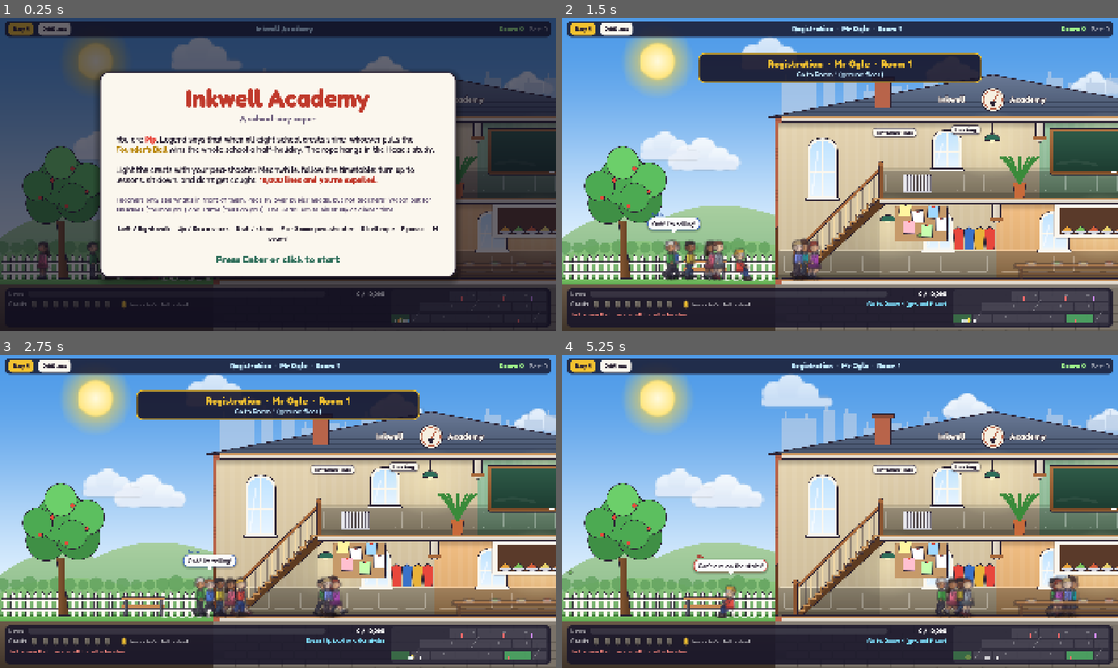
Above: before the commit, frames 1-4 (two rows, left to right).
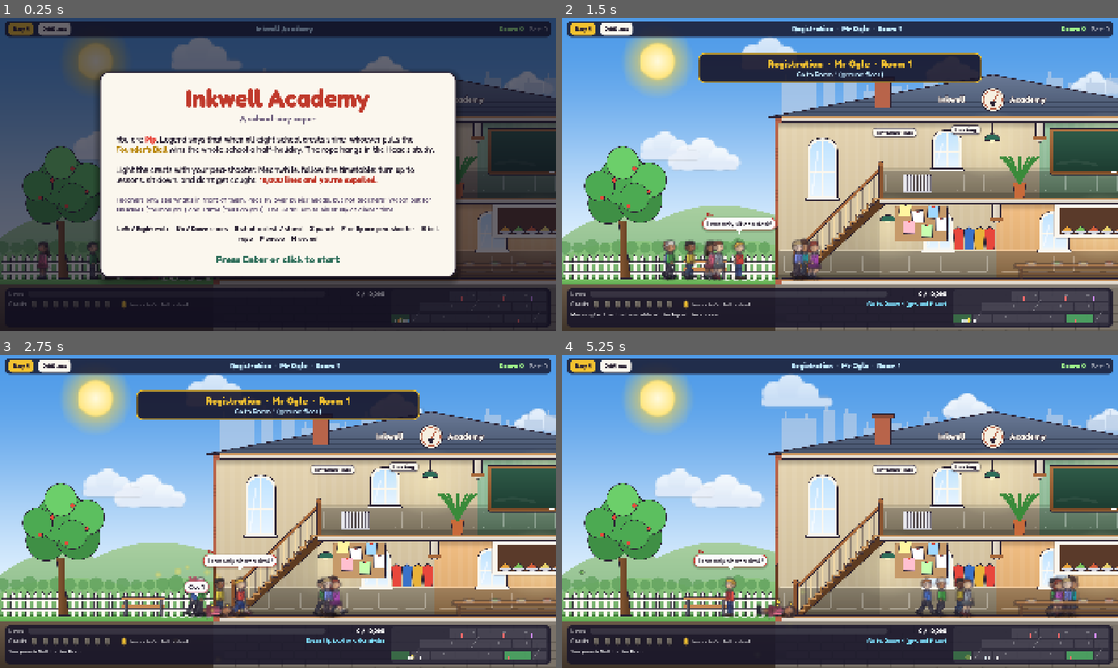
Above: after the commit, the same moments.

Repository: david-brandt-the-icelander/retro-games
Game: Godot game, scene res://main.tscn
Same seed, same stepped clock (60 frames per second), same inputs: the game is played once before the commit and once after it.
Inputs (mouse positions are in pixels of both pictures, inside the frame that each line leads up to):
- Up to frame 1 (0.25 s): no input
- Up to frame 2 (1.5 s): tap Enter at 0.5 s; move the mouse to (962, 158) at 0.52 s; hold Right 0.53-1.28 s; tap X at 0.6 s; click (962, 158) at 0.67 s; tap Space at 0.77 s; tap Z at 0.8, 1.35 s; move the mouse to (728, 190) at 1.27 s; hold S from 1.28 s (still down)
- Up to frame 3 (2.75 s): tap Space at 1.52 s; tap X at 1.55, 2.1 s; move the mouse to (333, 442) at 2.02 s; release S at 2.03 s; hold Right from 2.03 s (still down); tap Z at 2.3 s
- Up to frame 4 (5.25 s): move the mouse to (812, 574) at 2.77 s; release Right at 2.78 s; hold Up 2.78-3.53 s; tap Z at 2.85, 3.8 s; click (812, 574) at 2.92 s; tap Space at 3.02, 3.77, 4.52 s; tap X at 3.05, 4.55 s; move the mouse to (1006, 558) at 3.52 s; hold Left 3.53-5.03 s; tap Enter at 3.6 s; move the mouse to (673, 464) at 4.27 s; tap Keypad Enter at 4.35 s; move the mouse to (867, 511) at 5.02 s; hold S from 5.03 s (still down); tap P at 5.1 s; click (867, 511) at 5.17 s

The runs differ from the first frame. In frame 1, 0.6% of the frame differs, in the area x 21-79%, y 66-72%; in frame 2, 1.6%; in frame 3, 1.5%; in frame 4, 1.8%, in the area x 0-77%, y 62-98%.

Commit message:
Inkwell Academy: punching, one kid per desk, seat shoving, pea-shooter animation, screaming lines
Pip can punch (X/Z) and only sit at a desk with nobody at it. A punched kid
hits the floor and loses the desk; a kid who takes Pip's own desk shoves Pip to
the floor. Teachers who see a punch, or Pip sitting on the floor, give lines.
The pea-shooter and punches (Pip's and Knuckles') have proper animations, and
the lines sound is now a loud, distorted teacher's scream.

Co-Authored-By: Claude Sonnet 5.5 <noreply@anthropic.com>
Claude-Session: https://claude.ai/code/session_015ZiMTMYoRHfB8H4j7qPoHK

Diff:
--- a/games/inkwell-academy/godot/scripts/chara.gd
+++ b/games/inkwell-academy/godot/scripts/chara.gd
@@ -14,7 +14,7 @@
 var wx := 0.0
 var wy := 0.0
 var dir := 1
-var state := "idle"          # idle | walk | stairs | sit | down
+var state := "idle"          # idle | walk | stairs | sit | floor | down
 var speed := 230.0
 var base_speed := 230.0
 var stair = null
@@ -32,6 +32,7 @@
 var tell_until := 0.0
 var cool := 0.0
 var desk := 0
+var seat := -9               # the desk it is trying to sit at; -9 means its own, -1 means none free
 var fire_cd := 0.0
 var accent := Color.WHITE
 var height_px := 104.0
@@ -60,6 +61,13 @@
 var bubble: Node2D = null
 var bubble_until := 0.0
 var face_lock := 0.0
+var punch_p := -1.0          # 0..1 through a punch, -1 when not punching
+var fire_p := -1.0           # 0..1 through firing the pea-shooter, -1 when not firing
+var floork := 0.0
+var to_floor := false        # when the fall ends, stay sitting on the floor
+var shooter: Node2D
+const PUNCH_SECS := 0.42
+const FIRE_SECS := 0.5
 
 
 func build(def: Dictionary) -> void:
@@ -96,6 +104,19 @@
 	var tnode := _joint(hip, "torso", Vector2.ZERO)
 	torso = tnode.get_child(0)
 	arm_f = _joint(hip, "arm", shoulder + Vector2(3, 0))
+	# the pea-shooter: a short tube held in the front hand, shown only while firing
+	shooter = Node2D.new()
+	shooter.visible = false
+	arm_f.add_child(shooter)
+	var tube := Polygon2D.new()
+	var hand := float(r["arm"]) - 6.0
+	tube.polygon = PackedVector2Array([Vector2(-2.6, hand), Vector2(2.6, hand), Vector2(2.6, hand + 44.0), Vector2(-2.6, hand + 44.0)])
+	tube.color = Color("8a5a2b")
+	shooter.add_child(tube)
+	var mouth := Polygon2D.new()
+	mouth.polygon = PackedVector2Array([Vector2(-3.4, hand + 36.0), Vector2(3.4, hand + 36.0), Vector2(3.4, hand + 44.0), Vector2(-3.4, hand + 44.0)])
+	mouth.color = Color("3b2a17")
+	shooter.add_child(mouth)
 	stars = Node2D.new()
 	stars.visible = false
 	add_child(stars)
@@ -105,6 +126,19 @@
 		s.scale = Vector2(0.45, 0.45)
 		stars.add_child(s)
 	position = Vector2(wx, wy)
+
+
+func start_punch() -> void:
+	punch_p = 0.0
+
+
+func start_fire() -> void:
+	fire_p = 0.0
+
+
+## True from the moment the fist is at full stretch until it starts to come back.
+func punch_landed() -> bool:
+	return punch_p >= 0.3 and punch_p < 0.6
 
 
 func _joint(parent: Node2D, part: String, pos: Vector2, back := false) -> Node2D:
@@ -131,6 +165,15 @@
 	if walking:
 		phase += moved / (hip_h * float(r["scale"]) * 1.55) * PI
 	sitk = move_toward(sitk, 1.0 if state == "sit" else 0.0, dt * 6.0)
+	floork = move_toward(floork, 1.0 if state == "floor" else 0.0, dt * 5.0)
+	if punch_p >= 0.0:
+		punch_p += dt / PUNCH_SECS
+		if punch_p >= 1.0:
+			punch_p = -1.0
+	if fire_p >= 0.0:
+		fire_p += dt / FIRE_SECS
+		if fire_p >= 1.0:
+			fire_p = -1.0
 	var falling := state == "down"
 	fall = move_toward(fall, 1.0 if falling else 0.0, dt * (6.0 if falling else 3.0))
 	var sw := sin(phase)
@@ -146,18 +189,54 @@
 	shin_b.rotation = lerpf(kb, PI / 2.0 + 0.05, sitk)
 	var bob := absf(cos(phase)) * 3.0 * amp
 	var breathe := sin(clock * 2.3) * 0.8 * (1.0 - amp)
-	hip.position.y = lerpf(-hip_h - bob, -seat, sitk)
+	# sitting on the floor: legs straight out in front, bottom on the ground
+	thigh_f.rotation = lerpf(thigh_f.rotation, -PI / 2.0 + 0.08, floork)
+	thigh_b.rotation = lerpf(thigh_b.rotation, -PI / 2.0 - 0.04, floork)
+	shin_f.rotation = lerpf(shin_f.rotation, 0.06, floork)
+	shin_b.rotation = lerpf(shin_b.rotation, -0.02, floork)
+	hip.position.y = lerpf(lerpf(-hip_h - bob, -seat, sitk), -3.0, floork)
 	torso.scale.y = 0.5 * (1.0 + 0.012 * sin(clock * 2.3) * (1.0 - amp))
 	head.position.y = -float(r["torsoH"]) + 6.0 + breathe * 0.4
 	head.rotation = sin(clock * 1.3) * 0.03 * (1.0 - amp)
 	arm_f.rotation = lerpf(sw * a * 0.85 + sin(clock * 2.3) * 0.02, -1.05, sitk)
 	arm_b.rotation = lerpf(-sw * a * 0.85, -0.95, sitk)
+	arm_f.rotation = lerpf(arm_f.rotation, -0.5, floork)
+	arm_b.rotation = lerpf(arm_b.rotation, -0.3, floork)
+	var lunge := 0.0
+	shooter.visible = fire_p >= 0.0
+	if fire_p >= 0.0:
+		# raise the pea-shooter to the lips, puff, then lower it
+		var up := clampf(fire_p / 0.2, 0.0, 1.0) if fire_p < 0.7 else clampf((1.0 - fire_p) / 0.3, 0.0, 1.0)
+		arm_f.rotation = lerpf(arm_f.rotation, -1.5, ease(up, 0.5))
+		arm_b.rotation = lerpf(arm_b.rotation, -0.6, up)
+		# the recoil of the puff, as the pea leaves
+		if fire_p > 0.18 and fire_p < 0.38:
+			lunge = -3.0 * sin((fire_p - 0.18) / 0.2 * PI)
+	if punch_p >= 0.0:
+		var pa := punch_p
+		var swing := 0.0
+		if pa < 0.3:        # wind up: fist drawn back, body leans away
+			swing = lerpf(0.0, 1.0, pa / 0.3)
+			arm_f.rotation = lerpf(arm_f.rotation, 1.1, swing)
+			arm_b.rotation = lerpf(arm_b.rotation, -0.9, swing)
+			lunge = -5.0 * swing
+		elif pa < 0.6:      # the blow: arm snaps out straight, body lunges
+			var k := (pa - 0.3) / 0.3
+			arm_f.rotation = lerpf(1.1, -1.55, ease(k, 0.3))
+			arm_b.rotation = lerpf(-0.9, 0.5, k)
+			lunge = lerpf(-5.0, 15.0, ease(k, 0.3))
+		else:               # recover
+			var k2 := (pa - 0.6) / 0.4
+			arm_f.rotation = lerpf(-1.55, arm_f.rotation, ease(k2, 2.0))
+			arm_b.rotation = lerpf(0.5, arm_b.rotation, k2)
+			lunge = lerpf(15.0, 0.0, k2)
 	if gown:
 		gown.rotation = -amp * 0.06 - sitk * 0.1
 	# knocked flat
 	var e := ease(fall, 0.4)
 	body.rotation = -PI / 2.0 * e * dir
 	body.position.y = -e * 14.0
+	body.position.x = lunge * dir
 	body.scale.x = float(r["scale"]) * dir
 	shadow.scale.x = (0.75 + e * 0.9) * (1.15 if kind == "teacher" else 0.85)
 	shadow.position.x = -e * 34.0 * dir
@@ -172,6 +251,8 @@
 			s.rotation = clock * 3.0
 			s.z_index = 1 if sin(ang) > 0 else -1
 	# blink the player while dazed
+	if kind == "player":
+		z_index = 11 if state == "floor" else 2   # on the floor Pip is in front of the desks, not behind
 	if kind == "player" and falling:
 		modulate.a = 0.55 + 0.45 * absf(sin(now * 12.0))
 	else:
@@ -181,6 +262,8 @@
 func head_top() -> float:
 	if state == "down":
 		return wy - 46.0
+	if state == "floor":
+		return wy - height_px * 0.55
 	if state == "sit":
 		return wy - height_px + float(r["shin"]) * 0.6 * float(r["scale"])
 	return wy - height_px
--- a/games/inkwell-academy/godot/scripts/main.gd
+++ b/games/inkwell-academy/godot/scripts/main.gd
@@ -169,7 +169,7 @@
 			n.floor_i = 2; n.wy = FLOORS[2]["y"]; n.wx = 100.0
 	player.floor_i = 1; player.wy = FLOORS[1]["y"]; player.wx = 2150.0; player.dir = 1; player.state = "idle"
 	_fire()
-	await frames.call(30)
+	await frames.call(150)
 	check.call(_lit_count() == 1 and lines == 0, "an unseen pea lights a crest without lines")
 	# firing in front of a teacher costs lines
 	var vane: Chara = T["vane"]
@@ -177,7 +177,7 @@
 	player.fire_cd = 0.0
 	_fire()
 	check.call(lines > 0, "firing where a teacher can see costs lines")
-	await frames.call(30)
+	await frames.call(150)
 	check.call(vane.state == "down", "a pea knocks a teacher down")
 	# the bell rope needs every crest, and the Head out of his study
 	for cr in crests:
@@ -189,6 +189,53 @@
 	var before := lines
 	_try_rope()
 	check.call(bells == 1 and lines == maxi(0, before - 3000) and _lit_count() == 0, "the Founder's Bell gives a half-holiday")
+	# seating: only at a desk, one kid per desk, a punched kid loses the desk, a kid in Pip's desk shoves Pip
+	for t in T.values():
+		t.floor_i = 0; t.wy = FLOORS[0]["y"]; t.wx = 4300.0; t.target = null
+	var rm1: Dictionary = ROOMS["room1"]
+	var kid: Chara = null
+	for n in npcs:
+		if n.id == "dot":
+			kid = n
+	player.floor_i = 2; player.wy = FLOORS[2]["y"]; player.state = "idle"; player.dir = 1
+	player.wx = rm1["x0"] + 100.0
+	_player_sit()
+	check.call(player.state == "idle", "Pip cannot sit anywhere but at a desk")
+	kid.floor_i = 2; kid.wy = FLOORS[2]["y"]; kid.wx = _desk_x(rm1, 3); kid.state = "sit"; kid.dir = -1; kid.target = null
+	player.wx = _desk_x(rm1, 3) + 12.0
+	_player_sit()
+	check.call(player.state == "idle", "Pip cannot sit at a desk someone is sitting at")
+	player.wx = _desk_x(rm1, 3) + 60.0; player.dir = -1; player.fire_cd = 0.0
+	_punch()
+	check.call(player.punch_p >= 0.0, "Pip's punch starts its animation")
+	_punch_lands()
+	check.call(kid.state == "down", "punching a sitting kid knocks them to the floor")
+	player.wx = _desk_x(rm1, 3) + 5.0
+	_player_sit()
+	check.call(player.state == "sit" and absf(player.wx - _desk_x(rm1, 3)) < 1.0, "Pip takes the emptied seat")
+	kid.state = "idle"; kid.wx = _desk_x(rm1, 3) + 5.0
+	check.call(not _pupil_takes_seat(kid, "room1", 3), "the knocked kid cannot just sit back down")
+	player.state = "idle"; player.wx = _desk_x(rm1, PLAYER_SEAT); _player_sit()
+	check.call(player.state == "sit", "Pip sits at Pip's own desk")
+	check.call(_pupil_takes_seat(kid, "room1", PLAYER_SEAT) and player.state == "down" and player.to_floor, "a kid taking Pip's desk shoves Pip to the floor")
+	await frames.call(2)
+	player.down_until = 0.0
+	await frames.call(4)
+	check.call(player.state == "floor", "Pip is left sitting on the floor")
+	var before2 := lines
+	vane.floor_i = 2; vane.wy = FLOORS[2]["y"]; vane.wx = player.wx - 200.0; vane.dir = 1; vane.state = "idle"; vane.target = null
+	player.cool = 0.0
+	await frames.call(4)
+	check.call(lines > before2, "a teacher who sees Pip on the floor gives lines")
+	player.state = "idle"
+	before2 = lines
+	player.fire_cd = 0.0; player.dir = 1; player.wx = kid.wx - 50.0; kid.state = "idle"
+	vane.wx = player.wx - 150.0; vane.dir = 1; vane.target = null
+	_punch()
+	_punch_lands()
+	check.call(lines > before2, "a teacher who sees Pip punch gives lines")
+	var shout: AudioStreamWAV = sfx["lines"]
+	check.call(shout != null and shout.get_length() > 1.0, "the lines shout is a long, loud sound")
 	# a whole day goes by
 	for i in DAY_PLAN.size() + 2:
 		period_t = period["dur"]
@@ -581,7 +628,7 @@
 		+ "[b][color=#c0392b]10,000 lines and you're expelled.[/color][/b]\n\n"
 		+ "[font_size=24][color=#6a5a7a]Teachers only see what's in front of them. Peas fly over pupils' heads, but not teachers'. "
 		+ "Watch out for [b]Knuckles[/b] (thumps you) and [b]Tattle[/b] (tells on you). The Head leaves his study at dinner time.[/color][/font_size]\n\n"
-		+ "[center][font_size=24][b]Left / Right[/b] walk    [b]Up / Down[/b] stairs    [b]S[/b] sit / stand    [b]F[/b] or [b]Space[/b] pea-shooter    [b]E[/b] bell rope    [b]P[/b] pause    [b]M[/b] sound[/font_size]\n\n"
+		+ "[center][font_size=24][b]Left / Right[/b] walk    [b]Up / Down[/b] stairs    [b]S[/b] sit at a desk / stand    [b]X[/b] punch    [b]F[/b] or [b]Space[/b] pea-shooter    [b]E[/b] bell rope    [b]P[/b] pause    [b]M[/b] sound[/font_size]\n\n"
 		+ "[font_size=34][b][color=#2f6e5a]Press Enter or click to start[/color][/b][/font_size][/center]")
 
 
@@ -709,7 +756,7 @@
 		if not _in_room(c, info["room"]):
 			w = "Go to " + info["place"]
 		elif period["type"] != "dinner" and c.state != "sit":
-			w = "In class — press S to sit"
+			w = "In class — find a desk and press S"
 		else:
 			w = "Eating dinner" if period["type"] == "dinner" else "Sitting quietly…"
 	elif not period.is_empty() and period["type"] == "play":
@@ -853,6 +900,7 @@
 			c.target = null
 			c.arrived = true
 			c.wait_until = 0.0
+		c.seat = -9
 	_play("bell")
 	var info := _period_info()
 	if ty == "home":
@@ -922,7 +970,7 @@
 	if speaker:
 		say(speaker, text)
 	log_msg(("%s: " % speaker.cname if speaker else "") + text, "bad")
-	_play("lines")
+	_play("lines", 6.0)
 	var tw := create_tween()
 	hud.lines.pivot_offset = hud.lines.size / 2.0
 	tw.tween_property(hud.lines, "scale", Vector2(1.25, 1.25), 0.08)
@@ -1088,6 +1136,8 @@
 	if c.state == "down":
 		if gt > c.down_until:
 			c.state = "idle"
+			c.target = null
+			c.arrived = true
 			if c.kind == "teacher":
 				_on_teacher_wake(c)
 		return
@@ -1104,9 +1154,19 @@
 			c.wx = tg["x"]
 			if not c.arrived:
 				c.arrived = true
-				c.state = "sit" if tg["sit"] else "idle"
+				c.state = "idle"
 				if tg["sit"]:
 					c.dir = -1
+					var key := _class_room(c)
+					if key != "":
+						var si := _seat_index_at(key, tg["x"])
+						if _pupil_takes_seat(c, key, si):
+							c.state = "sit"
+						elif c.kind == "pupil":
+							# its desk is taken: try Pip's own desk, otherwise stand about
+							c.seat = PLAYER_SEAT if si != PLAYER_SEAT else NO_SEAT
+					else:
+						c.state = "sit"
 			elif c.state == "walk":
 				c.state = "idle"
 			return
@@ -1139,8 +1199,97 @@
 	return c.state != "down"
 
 
+func _seat_index_at(key: String, x: float) -> int:
+	var rm: Dictionary = ROOMS[key]
+	for i in 11:
+		if absf(_desk_x(rm, i) - x) < 6.0:
+			return i
+	return NO_SEAT
+
+
 func _desk_x(rm: Dictionary, i: int) -> float:
 	return roundf(lerpf(rm["x0"] + 375.0, rm["x1"] - 52.0, i / 10.0))
+
+
+const PLAYER_SEAT := 10     # the eleventh desk in every classroom is Pip's own
+const SEAT_REACH := 46.0
+const PUNCH_REACH := 92.0
+const NO_SEAT := -1
+
+
+## The classroom a character is standing in, or "" when it is not in one.
+func _class_room(c: Chara) -> String:
+	for k in ROOMS:
+		if ROOMS[k].get("board", false) and _in_room(c, k):
+			return k
+	return ""
+
+
+## Who is sitting at desk `i` of room `key`: one kid per table.
+func _seat_occupant(key: String, i: int) -> Chara:
+	var rm: Dictionary = ROOMS[key]
+	var x := _desk_x(rm, i)
+	for c in chars:
+		if c.state == "sit" and c.floor_i == rm["f"] and absf(c.wx - x) < 6.0:
+			return c
+	return null
+
+
+## The desk nearest to a character, when it is close enough to sit at; NO_SEAT otherwise.
+func _seat_near(c: Chara) -> int:
+	var key := _class_room(c)
+	if key == "":
+		return NO_SEAT
+	var rm: Dictionary = ROOMS[key]
+	var best := NO_SEAT
+	var bd := SEAT_REACH
+	for i in 11:
+		var d := absf(_desk_x(rm, i) - c.wx)
+		if d < bd:
+			bd = d
+			best = i
+	return best
+
+
+## Pip tries to sit. Only a desk will do, and a desk with someone at it is not free.
+func _player_sit() -> void:
+	var c := player
+	var i := _seat_near(c)
+	if i == NO_SEAT:
+		say(c, "I can only sit at a desk!", 1.6)
+		return
+	var key := _class_room(c)
+	if _seat_occupant(key, i) != null:
+		say(c, "Someone's already sitting there!", 1.6)
+		return
+	c.wx = _desk_x(ROOMS[key], i)
+	c.dir = -1
+	c.state = "sit"
+
+
+## A pupil has walked to its desk. The desk must be free; a pupil never shoves Pip out of
+## a desk that is not Pip's own, but anybody who takes Pip's own desk shoves Pip to the floor.
+func _pupil_takes_seat(c: Chara, key: String, i: int) -> bool:
+	var sitter := _seat_occupant(key, i)
+	if sitter != null and sitter != player:
+		return false
+	if sitter == player:
+		if i != PLAYER_SEAT:
+			return false
+		_shove_to_floor(player, c)
+	return true
+
+
+func _shove_to_floor(victim: Chara, by: Chara) -> void:
+	victim.state = "down"
+	victim.down_until = gt + 0.9
+	victim.to_floor = true
+	victim.moved = 0.0
+	say(by, ["Mine now!", "Shove over, Pip!", "That's my spot!"].pick_random(), 1.8)
+	log_msg("%s shoves you out of your seat!" % by.cname, "bad")
+	_play("punch")
+	_shake(7.0)
+	_burst(Vector2(victim.wx, victim.wy - 40.0), Color("ffe08a"), 10)
 
 
 func _wander(c: Chara, area) -> void:
@@ -1172,7 +1321,11 @@
 		return
 	if ty == "reg" or ty == "lesson":
 		var rm: Dictionary = ROOMS[period["room"]]
-		_set_target(c, rm["f"], _desk_x(rm, c.desk), true)
+		var want: int = c.desk if c.seat == -9 else c.seat
+		if want == NO_SEAT:
+			_wander(c, rm)
+		else:
+			_set_target(c, rm["f"], _desk_x(rm, want), true)
 	elif ty == "play":
 		_wander(c, ROOMS["yard"])
 	elif ty == "dinner":
@@ -1198,6 +1351,8 @@
 
 func _bully_update(k: Chara) -> bool:
 	if k.state == "down":
+		return true
+	if k.special == "punching":
 		return true
 	var ty: String = period["type"]
 	var calm: bool = (ty == "lesson" or ty == "reg") and period["phase"] == "teach"
@@ -1210,17 +1365,19 @@
 			return false
 		k.speed = 285.0
 		_set_target(k, player.floor_i, player.wx)
-		if k.floor_i == player.floor_i and k.state != "stairs" and player.state != "stairs" and absf(k.wx - player.wx) < 45.0:
-			player.state = "down"
-			player.down_until = gt + 1.6
+		if k.floor_i == player.floor_i and k.state != "stairs" and player.state != "stairs" and absf(k.wx - player.wx) < 78.0:
+			# wind up and throw the punch; it lands a moment later if Pip is still in reach
+			k.special = "punching"
+			k.target = null
+			k.arrived = true
+			k.state = "idle"
+			k.moved = 0.0
+			k.dir = 1 if player.wx > k.wx else -1
+			k.speed = k.base_speed
+			k.start_punch()
 			say(k, ["Gotcha, Pip!", "Take that!", "Ha! Too slow!"].pick_random())
-			log_msg("Knuckles knocks you flat!", "bad")
-			_play("punch")
-			_shake(10.0)
-			k.special = ""
-			k.next_bully = gt + randf_range(18, 30) / (1.0 + 0.1 * (day - 1))
-			k.target = null
-			k.speed = k.base_speed
+			_play("whoosh", -4.0)
+			later(0.13, func(): _knuckles_lands(k))
 		return true
 	if not calm and gt > k.next_bully and player.state != "down" and mode == "play":
 		k.special = "chase"
@@ -1228,6 +1385,22 @@
 		say(k, "Oi, Pip! C'mere!")
 		return true
 	return false
+
+
+func _knuckles_lands(k: Chara) -> void:
+	k.special = ""
+	k.next_bully = gt + randf_range(18, 30) / (1.0 + 0.1 * (day - 1))
+	if mode != "play" or k.state == "down":
+		return
+	if k.floor_i == player.floor_i and player.state != "stairs" and player.state != "down" and absf(k.wx - player.wx) < 100.0:
+		player.state = "down"
+		player.down_until = gt + 1.6
+		player.to_floor = false
+		player.dir = -k.dir
+		log_msg("Knuckles knocks you flat!", "bad")
+		_play("punch")
+		_shake(10.0)
+		_burst(Vector2(player.wx - k.dir * 8.0, player.wy - 70.0), Color("fff0a0"), 14)
 
 
 func _nearest_teacher(c: Chara) -> Chara:
@@ -1344,8 +1517,14 @@
 	var D := Input.is_key_pressed(KEY_DOWN)
 	if c.state == "down":
 		if gt > c.down_until:
+			c.state = "floor" if c.to_floor else "idle"
+			c.to_floor = false
+		return
+	if c.state == "floor":
+		if L or R or U or D:
 			c.state = "idle"
-		return
+		else:
+			return
 	if c.state == "stairs":
 		var d := 0.0
 		if U or R:
@@ -1390,12 +1569,13 @@
 	if c.state == "stairs":
 		say(c, "Can't aim on the stairs!", 1.5)
 		return
+	if c.state == "sit" or c.state == "floor":
+		say(c, "Can't aim from down here!", 1.5)
+		return
 	c.fire_cd = gt + 0.55
-	var y: float = FLOORS[c.floor_i]["y"] - PELLET_H
-	var n := _spr("res://art/pea.svg", Vector2(c.wx + c.dir * 30.0, y), 0.55)
-	n.z_index = 20
-	world.add_child(n)
-	pellets.append({"x": c.wx + c.dir * 30.0, "f": c.floor_i, "dir": c.dir, "dist": 0.0, "n": n})
+	c.start_fire()
+	# the pea leaves the tube when the puff does
+	later(0.1, func(): _spawn_pellet(c, c.dir, c.floor_i))
 	_play("fire")
 	var caught := false
 	for t in T.values():
@@ -1412,6 +1592,79 @@
 		tt.tell_until = gt + 25.0
 		say(tt, "Ooh! I'm telling!")
 		log_msg("Tattle saw that… and is off to tell a teacher!", "bad")
+
+
+func _spawn_pellet(c: Chara, dirn: int, f: int) -> void:
+	if mode != "play" or c.state == "down" or c.state == "stairs":
+		return
+	var y: float = FLOORS[f]["y"] - PELLET_H
+	var x := c.wx + dirn * 52.0
+	var n := _spr("res://art/pea.svg", Vector2(x, y), 0.55)
+	n.z_index = 20
+	world.add_child(n)
+	pellets.append({"x": x, "f": f, "dir": dirn, "dist": 0.0, "n": n})
+	_burst(Vector2(x, y), Color("d8f5c0"), 5)
+
+
+## Pip throws a punch. Whoever is in front, in reach, is knocked to the floor; any teacher
+## who sees it gives lines.
+func _punch() -> void:
+	var c := player
+	if c.state != "idle" and c.state != "walk":
+		return
+	if gt < c.fire_cd:
+		return
+	c.fire_cd = gt + 0.6
+	c.moved = 0.0
+	c.start_punch()
+	_play("whoosh", -4.0)
+	later(0.13, func(): _punch_lands())
+
+
+func _punch_lands() -> void:
+	var c := player
+	if mode != "play" or c.state == "down" or c.state == "stairs":
+		return
+	var victim: Chara = null
+	var bd := PUNCH_REACH
+	for n in npcs:
+		if n.kind != "pupil" or n.floor_i != c.floor_i or n.state == "down" or n.state == "stairs":
+			continue
+		var dx: float = n.wx - c.wx
+		if signf(dx) == c.dir and absf(dx) < bd:
+			bd = absf(dx)
+			victim = n
+	if victim != null:
+		victim.state = "down"
+		victim.down_until = gt + 3.5
+		victim.to_floor = false
+		victim.target = null
+		victim.arrived = true
+		victim.wait_until = 0.0
+		victim.special = ""
+		victim.dir = -c.dir
+		say(victim, ["Ow!", "Oi!", "Ooof!"].pick_random(), 1.4)
+		_play("punch")
+		_shake(6.0)
+		_burst(Vector2(victim.wx - c.dir * 10.0, victim.wy - 70.0), Color("fff0a0"), 12)
+		log_msg("You punch %s to the floor." % victim.cname)
+	for t in T.values():
+		if _sees(t, c, 640.0):
+			var what := "Hitting people! {n} lines, Pip!" if victim != null else "No fighting, Pip! {n} lines."
+			add_lines(500 if victim != null else 300, t, what)
+			break
+
+
+## Pip sitting on the floor, in plain view, is a caution.
+func _floor_update() -> void:
+	var c := player
+	if c.state != "floor" or gt < c.cool:
+		return
+	for t in T.values():
+		if _sees(t, c, 640.0):
+			c.cool = gt + 6.0
+			add_lines(200, t, "Get up off that floor, Pip! {n} lines.")
+			return
 
 
 func _pellets_update(dt: float) -> void:
@@ -1560,7 +1813,13 @@
 			log_msg("Sound off." if muted else "Sound on.")
 		KEY_S:
 			if mode == "play" and player.state != "down" and player.state != "stairs":
-				player.state = "idle" if player.state == "sit" else "sit"
+				if player.state == "sit" or player.state == "floor":
+					player.state = "idle"
+				else:
+					_player_sit()
+		KEY_X, KEY_Z:
+			if mode == "play":
+				_punch()
 		KEY_F, KEY_SPACE:
 			if mode == "play":
 				_fire()
@@ -1633,6 +1892,7 @@
 	_lesson_update(dt)
 	if mode != "play":
 		return
+	_floor_update()
 	if (period["type"] == "play" or period["type"] == "dinner") and gt > next_chat:
 		next_chat = gt + randf_range(5, 9)
 		var kids := npcs.filter(func(n): return n.kind == "pupil" and n.special == "" and n.state != "down")
Not shown, changed: games/inkwell-academy/godot/audio/lines.wav
